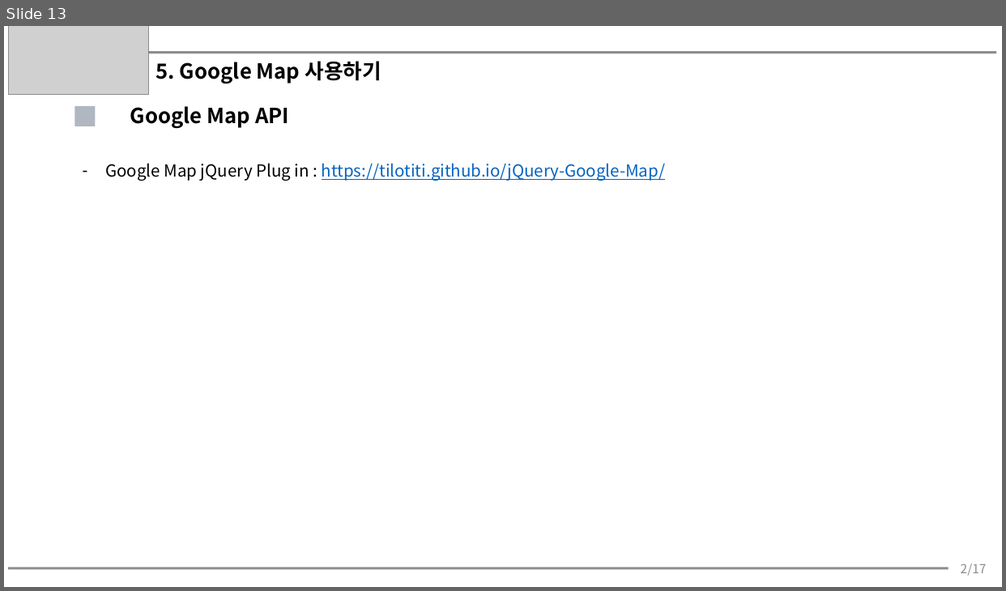
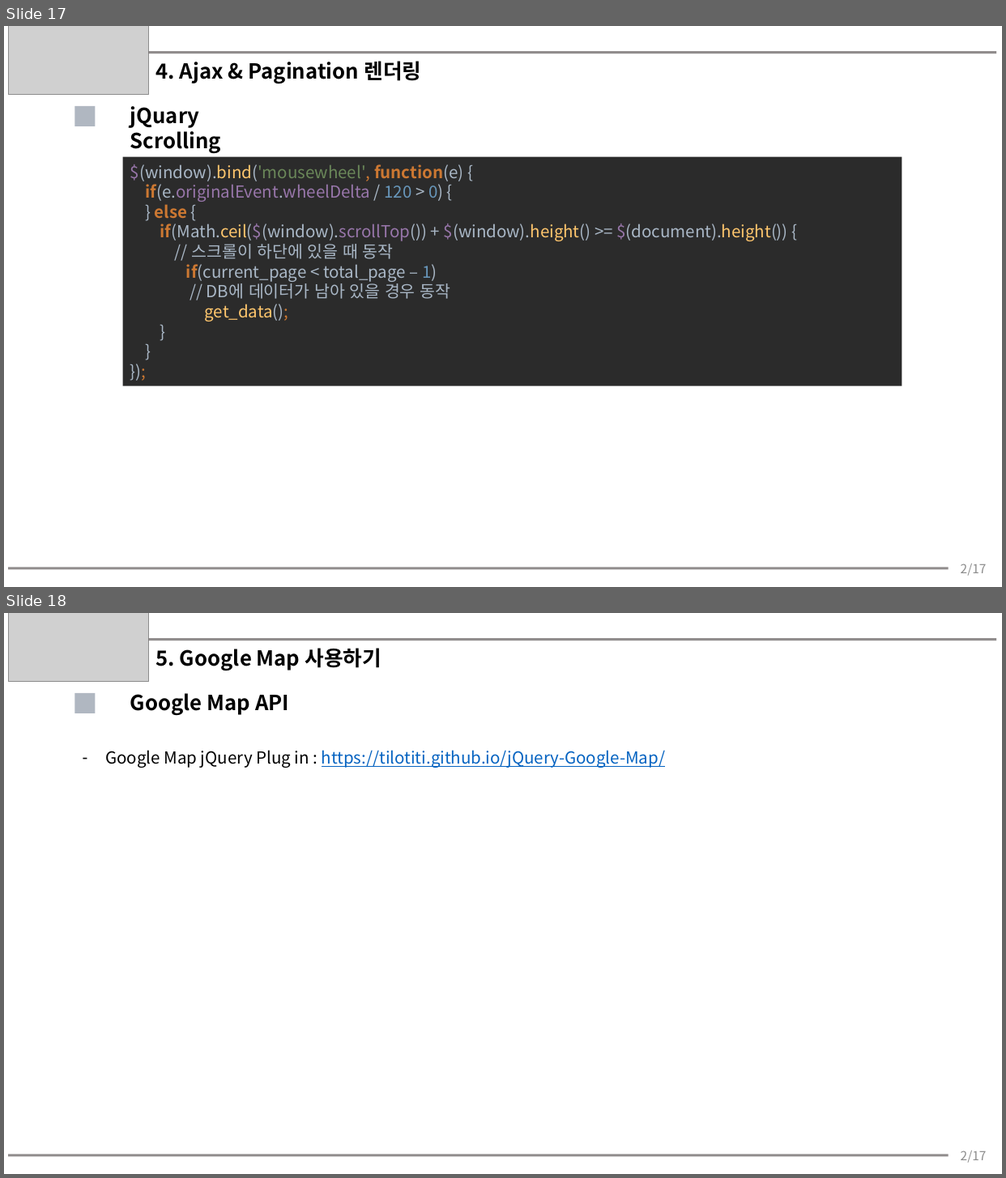
Before and after one commit to you359/PHP-Programming, a slide deck: 추가자료/웹 페이지 제작 실습.pptx. Shown one above the other, each under a label of ours: slide 13 before the commit, slides 17 and 18 after it. The pictures are 1006x591 and 1006x1178 pixels, drawn with LibreOffice and Linux fonts; fonts in the diff are those of the drawing; grey boxes stand for pictures. Boxes give left, top, right and bottom in pixels: in the first picture for what was removed or moved away, otherwise in the second. Text is boxed around its words. In the diff, an @@ line names an element or a change of style, - is before the commit and + after.

```diff
--- a/추가자료/웹 페이지 제작 실습.pptx
+++ b/추가자료/웹 페이지 제작 실습.pptx
@@ slide 17 added at [4, 26, 1002, 587], background #FFFFFF @@
@@ picture added at [9, 26, 149, 94] @@
@@ line added from (148, 52) to (997, 52), #767171 2.25 pt @@
@@ text added at [156, 61, 421, 84], 20 pt, text #000000, bold @@
+4. Ajax & Pagination 렌더링
@@ rectangle added at [75, 106, 96, 126], fill #B0B7C1 @@
@@ text added at [130, 106, 221, 153], 20 pt, text #000000, bold @@
+jQuary Scrolling
@@ rectangle added at [123, 157, 902, 386], fill #2B2B2B, 16 pt, text #A9B7C6 @@
+$(window).bind('mousewheel', function(e) {
+if(e.originalEvent.wheelDelta / 120 > 0) {
+} else {
+if(Math.ceil($(window).scrollTop()) + $(window).height() >= $(document).height()) {
+// 스크롤이 하단에 있을 때 동작
+if(current_page < total_page – 1)
+// DB에 데이터가 남아 있을 경우 동작
+get_data();
+}
+}
+});
@@ line added from (9, 569) to (948, 569), #767171 2.25 pt @@
@@ text added at [961, 564, 987, 576], 12 pt, text #8C8C8C @@
+2/17
@@ what was slide 13 is now slide 18 @@
```
Also in this commit, not shown: 1 slide changed, 4 other slides added, 1 other file.
